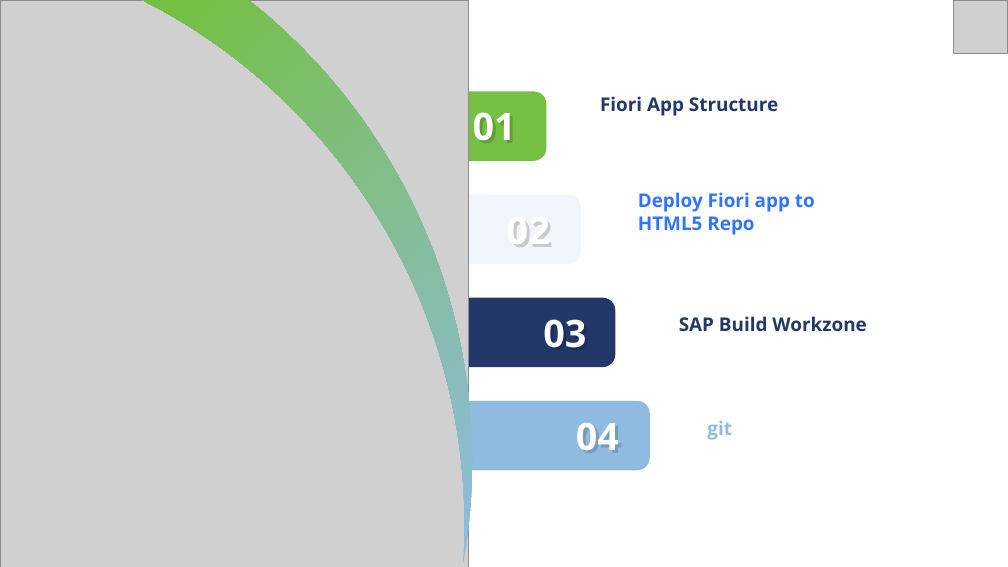
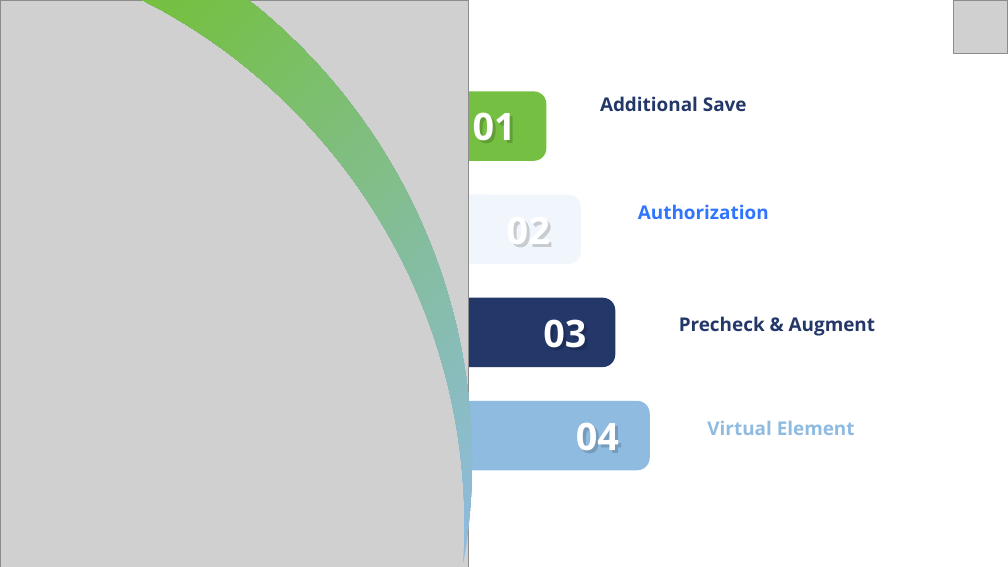
Before and after one commit to soyuztechnologies/Sony_SAP_BTP_Training, a slide deck: slide 3 of Day 26/DAY-26.pptx. Drawn at 1008x567 pixels with LibreOffice and Linux fonts; fonts in the diff are those of the drawing; grey boxes stand for pictures. Boxes give left, top, right and bottom in pixels: in the first picture for what was removed or moved away, otherwise in the second. Text is boxed around its words. In the diff, an @@ line names an element or a change of style, - is before the commit and + after.

```diff
--- a/Day 26/DAY-26.pptx
+++ b/Day 26/DAY-26.pptx
@@ text at (x1=600, y1=96, x2=747, y2=111): text changed @@
-Fiori App Structure
+Additional Save
@@ text at (x1=638, y1=204, x2=769, y2=219): text changed @@
-Deploy Fiori app to HTML5 Repo
+Authorization
@@ text at (x1=679, y1=316, x2=875, y2=336): text changed @@
-SAP Build Workzone
+Precheck & Augment
@@ text at (x1=707, y1=420, x2=855, y2=435): text changed @@
-git
+Virtual Element
```
Also in this commit, not shown: 2 other slides changed, 5 slides added, 5 other files.
